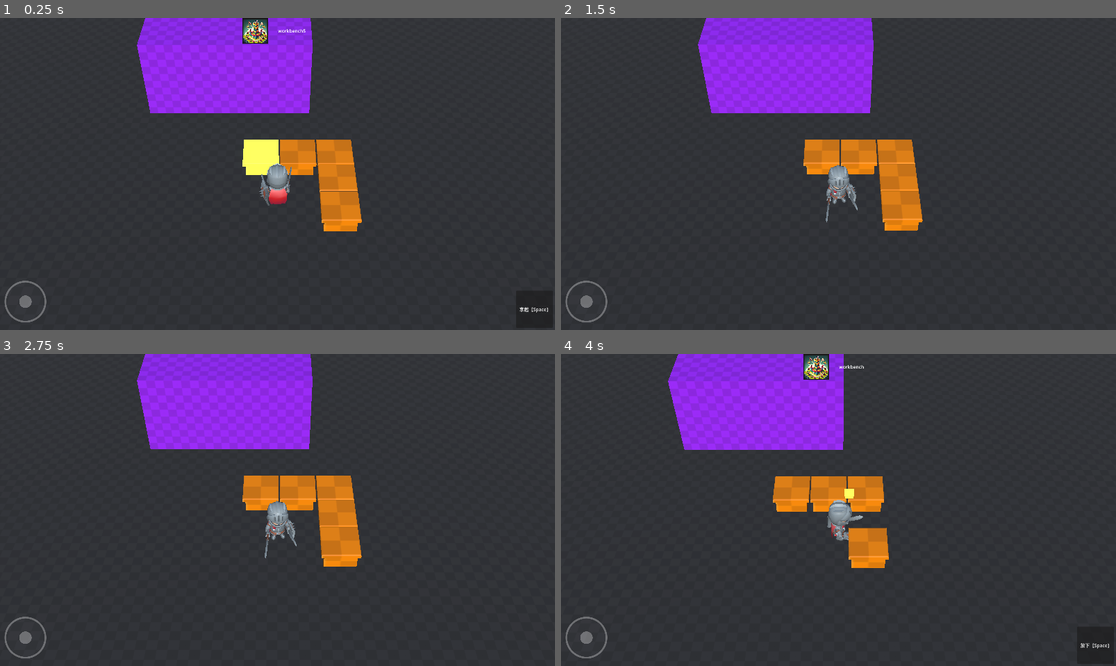
Above: before the commit, frames 1-4 (two rows, left to right).
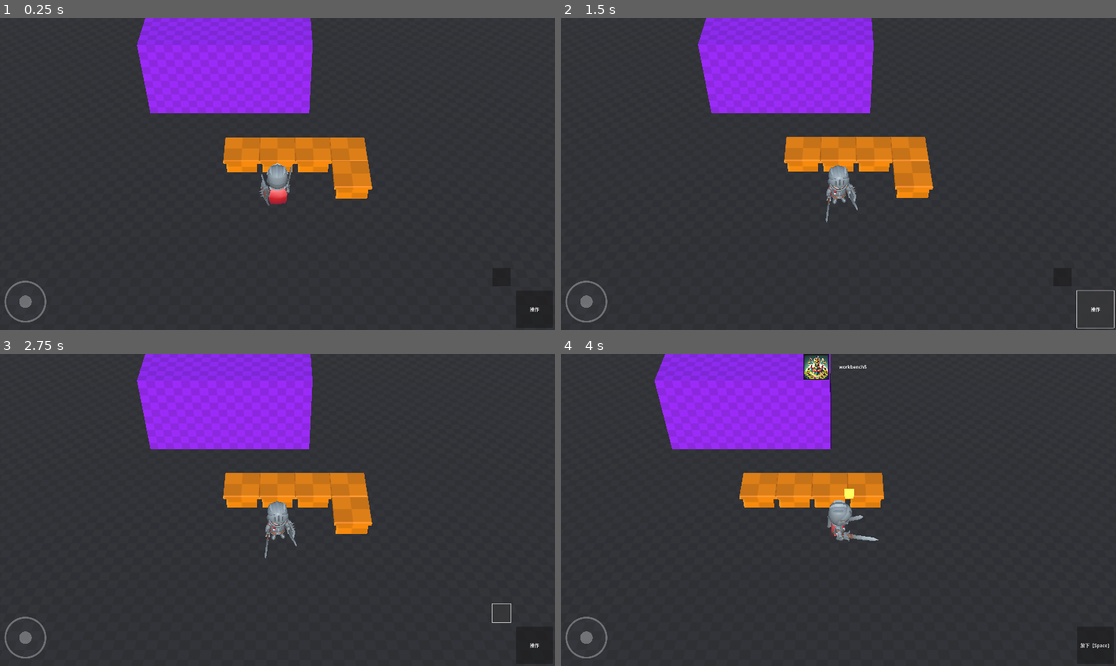
Above: after the commit, the same moments.

Repository: jinruozai/Diffense
Game: Godot game, scene res://scene/demo_scene.tscn
The game is run twice, just before and just after one commit, with the same random seed, the same clock (stepped at 60 frames per second) and the same inputs.
Inputs (mouse positions are in pixels of both pictures, inside the frame that each line leads up to):
- Up to frame 1 (0.25 s): no input
- Up to frame 2 (1.5 s): click (588, 301) at 0.5 s; click (1093, 308) at 1.25 s, where only the run after the commit has a clickable "操作"
- Up to frame 3 (2.75 s): click (499, 612) at 2.02 s
- Up to frame 4 (4 s): tap Enter at 2.75 s; move the mouse to (960, 494) at 2.77 s; hold Right (move_right) 2.78-3.5 s; click (960, 494) at 2.92 s; click "拿起【Space】" at 3.5 s

The runs differ from the first frame. In frame 1, 3.6% of the frame differs, in the area x 40-99%, y 0-95%; in frame 2, 2.8%; in frame 3, 2.7%; in frame 4, 5.5%, in the area x 16-60%, y 0-69%.

Commit message:
put grid

Diff:
--- a/scene/demo_scene.tscn
+++ b/scene/demo_scene.tscn
@@ -68,19 +68,19 @@
 [node name="Furniture" type="Node3D" parent="."]
 
 [node name="workbench" parent="Furniture" instance=ExtResource("5_ijosb")]
-transform = Transform3D(1, 0, 0, 0, 1, 0, 0, 0, 1, 6.21561, 0, 0.243389)
+transform = Transform3D(1, 0, 0, 0, 1, 0, 0, 0, 1, 3, 0, -2)
 
 [node name="workbench2" parent="Furniture" instance=ExtResource("5_ijosb")]
-transform = Transform3D(1, 0, 0, 0, 1, 0, 0, 0, 1, 6.21561, 0, 2.28306)
+transform = Transform3D(1, 0, 0, 0, 1, 0, 0, 0, 1, 7, 0, -2)
 
 [node name="workbench3" parent="Furniture" instance=ExtResource("5_ijosb")]
-transform = Transform3D(1, 0, 0, 0, 1, 0, 0, 0, 1, 6.21561, 0, -1.78839)
+transform = Transform3D(1, 0, 0, 0, 1, 0, 0, 0, 1, 5, 0, -2)
 
 [node name="workbench4" parent="Furniture" instance=ExtResource("5_ijosb")]
-transform = Transform3D(1, 0, 0, 0, 1, 0, 0, 0, 1, 4.14344, 0, -1.78839)
+transform = Transform3D(1, 0, 0, 0, 1, 0, 0, 0, 1, 1, 0, -2)
 
 [node name="workbench5" parent="Furniture" instance=ExtResource("5_ijosb")]
-transform = Transform3D(1, 0, 0, 0, 1, 0, 0, 0, 1, 2.07762, 0, -1.78839)
+transform = Transform3D(1, 0, 0, 0, 1, 0, 0, 0, 1, 7, 0, 0)
 
 [node name="Controller" parent="." node_paths=PackedStringArray("character") instance=ExtResource("2_o38wl")]
 character = NodePath("../Knight")
Not shown, added: export_presets.cfg
Not shown, added: .DS_Store
Not shown, added: asset/.DS_Store
Not shown, added: asset/model/.DS_Store
Not shown, added: server.py
